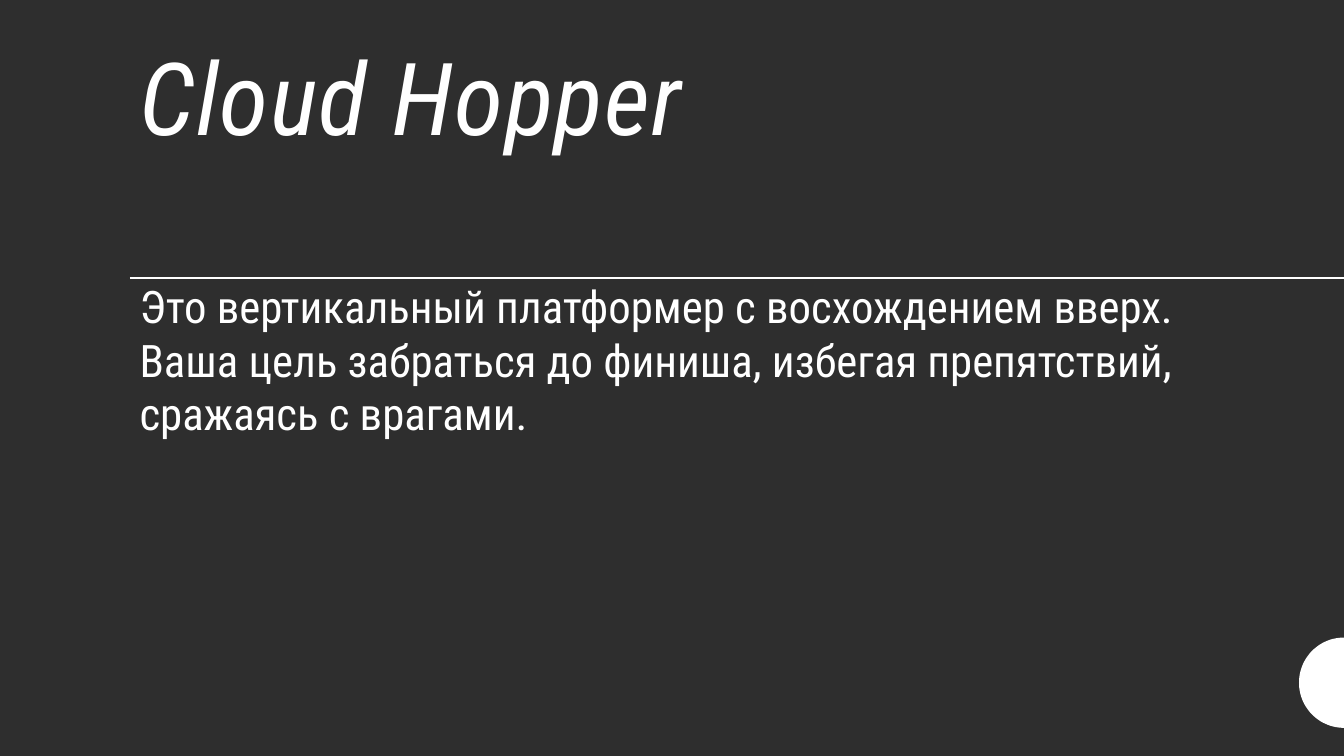
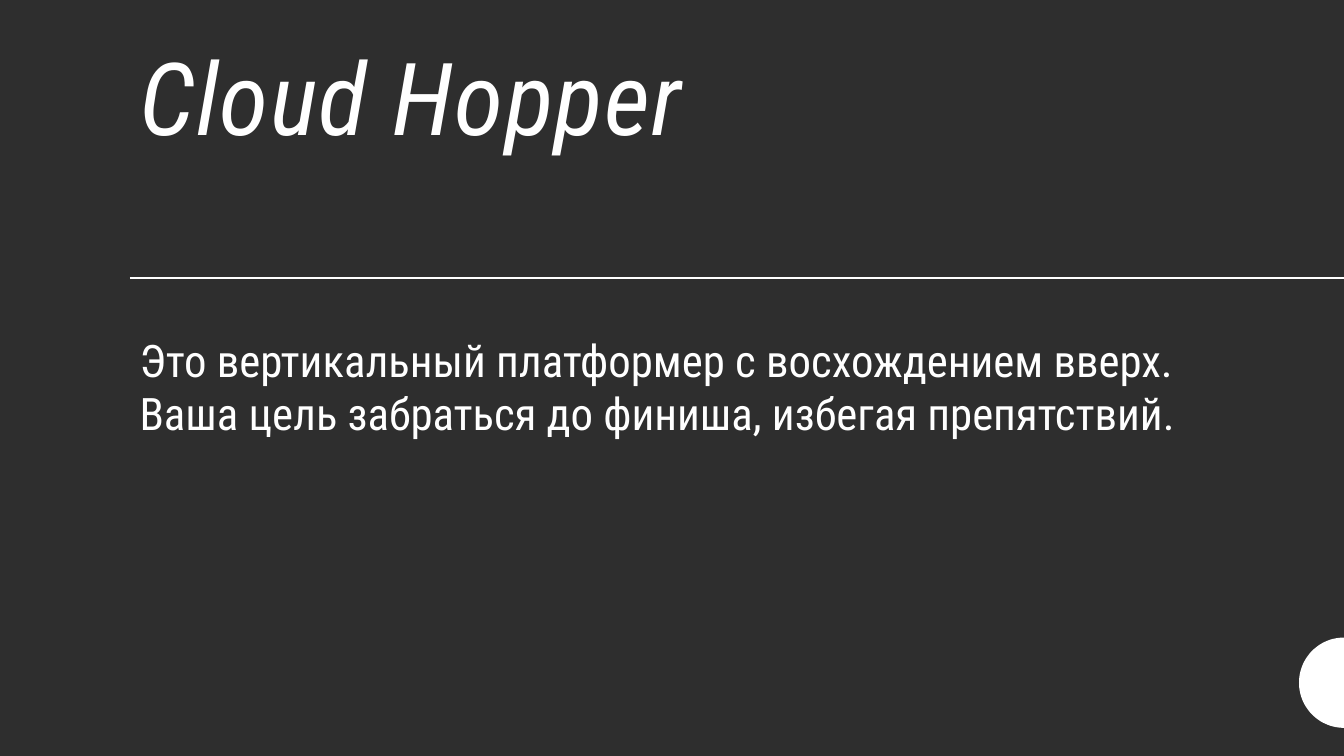
Before and after one commit to Diivika/arcade_project, a slide deck: slide 1 of arcadeproject.pptx. Drawn at 1344x756 pixels with LibreOffice and Linux fonts; fonts in the diff are those of the drawing. Boxes give left, top, right and bottom in pixels: in the first picture for what was removed or moved away, otherwise in the second. Text is boxed around its words. In the diff, an @@ line names an element or a change of style, - is before the commit and + after.

```diff
--- a/arcadeproject.pptx
+++ b/arcadeproject.pptx
@@ subtitle at (x1=140, y1=343, x2=1174, y2=439): text changed @@
-Это вертикальный платформер с восхождением вверх. Ваша цель забраться до финиша, избегая препятствий, сражаясь с врагами.
+Это вертикальный платформер с восхождением вверх. Ваша цель забраться до финиша, избегая препятствий.
```
Also in this commit, not shown: 1 other slide changed.
